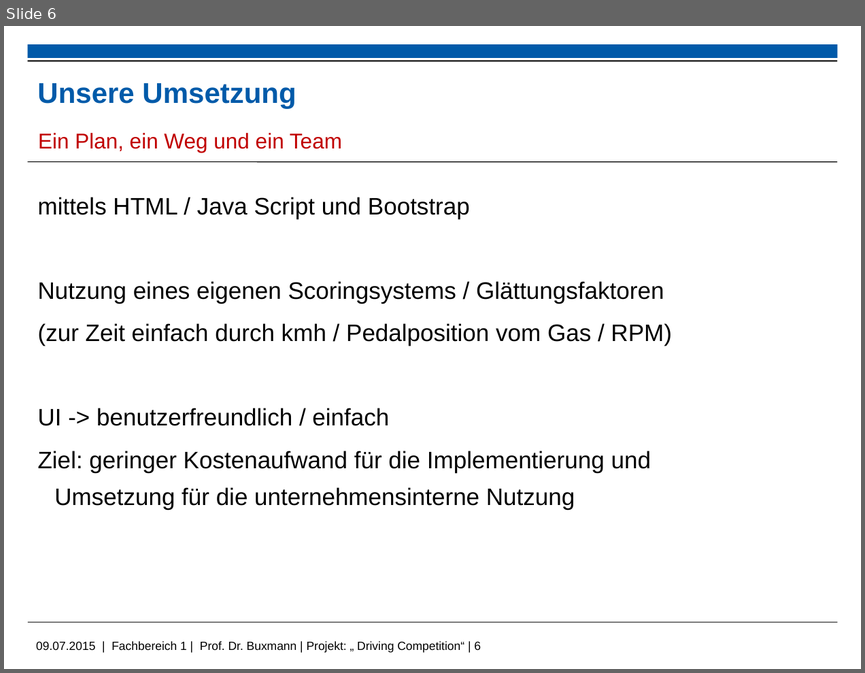
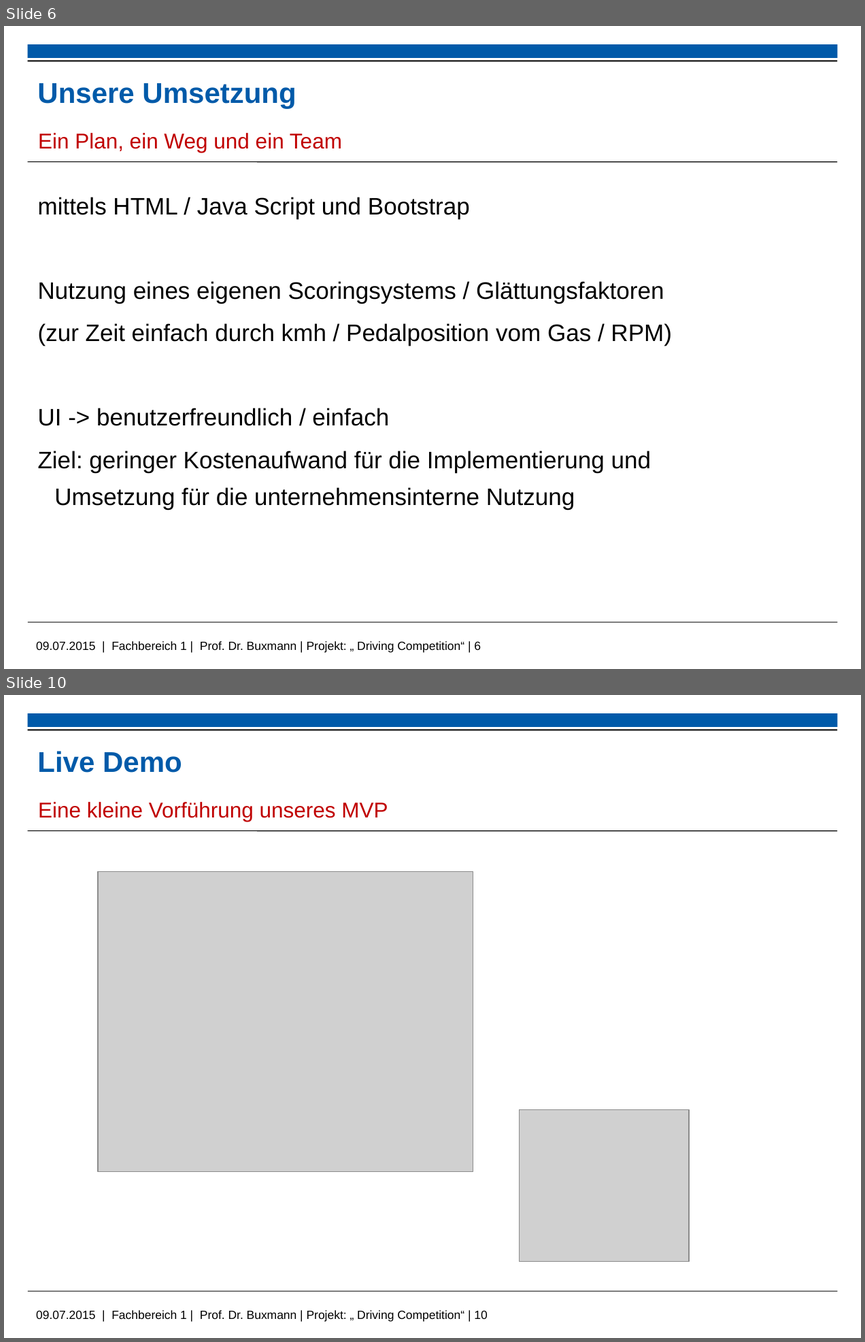
Before and after one commit to kolhagen/drivingcompetition, a slide deck: Big Data - Driving Compitiion.pptx. Shown one above the other, each under a label of ours: slide 6 before the commit, slides 6 and 10 after it; the slides between them are not shown. The pictures are 865x673 and 865x1342 pixels, drawn with LibreOffice and Linux fonts; fonts in the diff are those of the drawing; grey boxes stand for pictures; background and template pictures are left out. Boxes give left, top, right and bottom in pixels: in the first picture for what was removed or moved away, otherwise in the second. Text is boxed around its words. In the diff, an @@ line names an element or a change of style, - is before the commit and + after.

```diff
--- a/Big Data - Driving Compitiion.pptx
+++ b/Big Data - Driving Compitiion.pptx
@@ slide 10 added at bbox=[4, 695, 861, 1338], background #FFFFFF; not listed: 5 template elements that a slide beside it also shows @@
@@ title added at bbox=[37, 751, 182, 773], 24 pt, text #005AA9, bold @@
+Live Demo
@@ text added at bbox=[38, 802, 388, 821], 18 pt, text #C00000 @@
+Eine kleine Vorführung unseres MVP
@@ picture added at bbox=[99, 872, 473, 1172] @@
@@ picture added at bbox=[519, 1110, 689, 1261] @@
```
Also in this commit, not shown: 10 slides changed, 2 other slides added.
